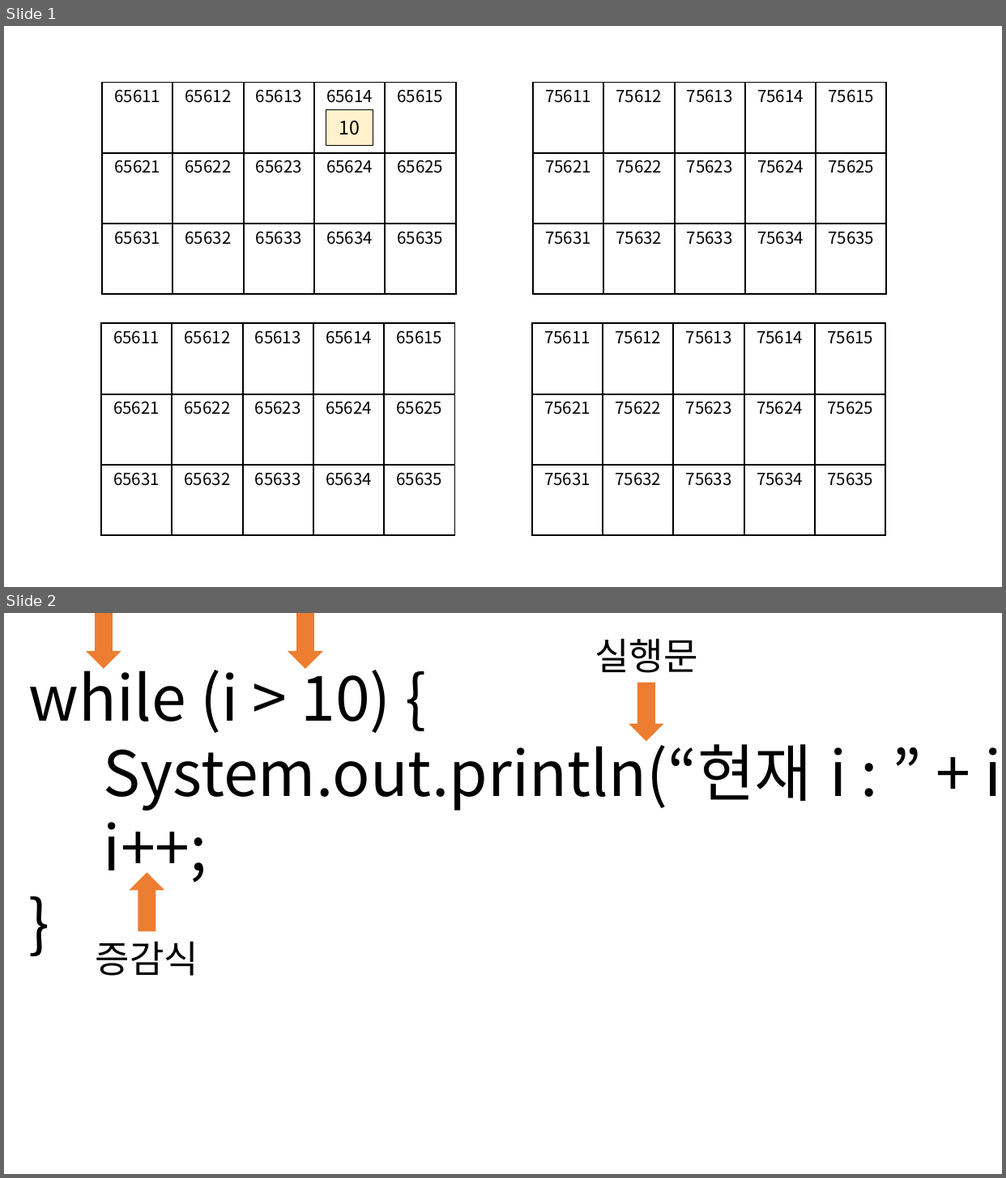
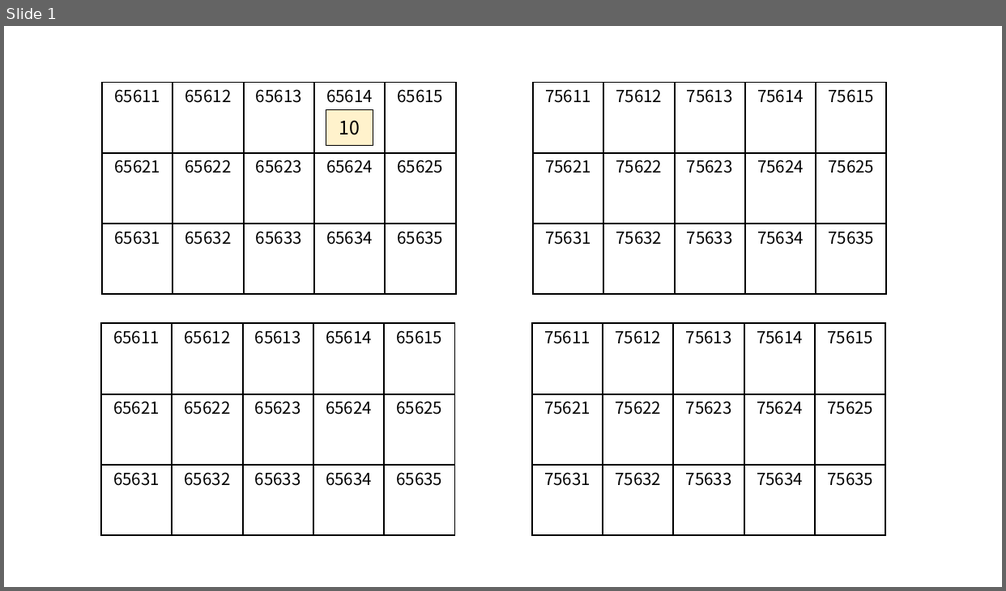
Before and after one commit to ho8566z/daily_log, a slide deck: create_notion_img.pptx. Shown one above the other, each under a label of ours: slides 1 and 2 before the commit, slide 1 after it. The pictures are 1006x1178 and 1006x591 pixels, drawn with LibreOffice and Linux fonts; fonts in the diff are those of the drawing. Boxes give left, top, right and bottom in pixels: in the first picture for what was removed or moved away, otherwise in the second. Text is boxed around its words. In the diff, an @@ line names an element or a change of style, - is before the commit and + after.

```diff
--- a/create_notion_img.pptx
+++ b/create_notion_img.pptx
@@ slide 2 removed at (4,613,1002,1174), background #FFFFFF @@
@@ group removed at (29,613,1002,976): 4 down arrows, 3 texts @@
-while (i > 10) {
-System.out.println(“현재 i : ” + i);
-i++;
-}
-실행문
-증감식
```
Also in this commit, not shown: 2 slides added, 1 other file.
